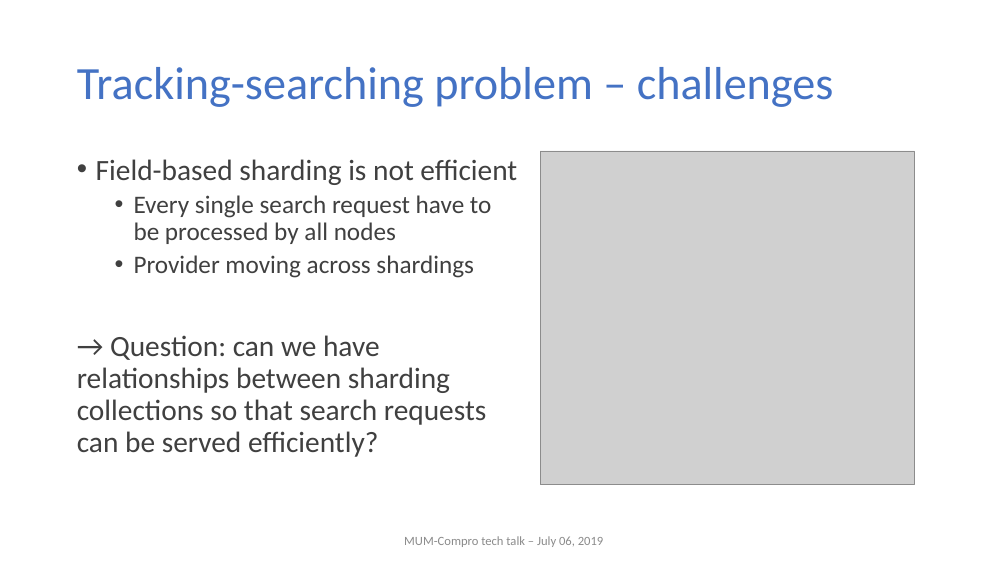
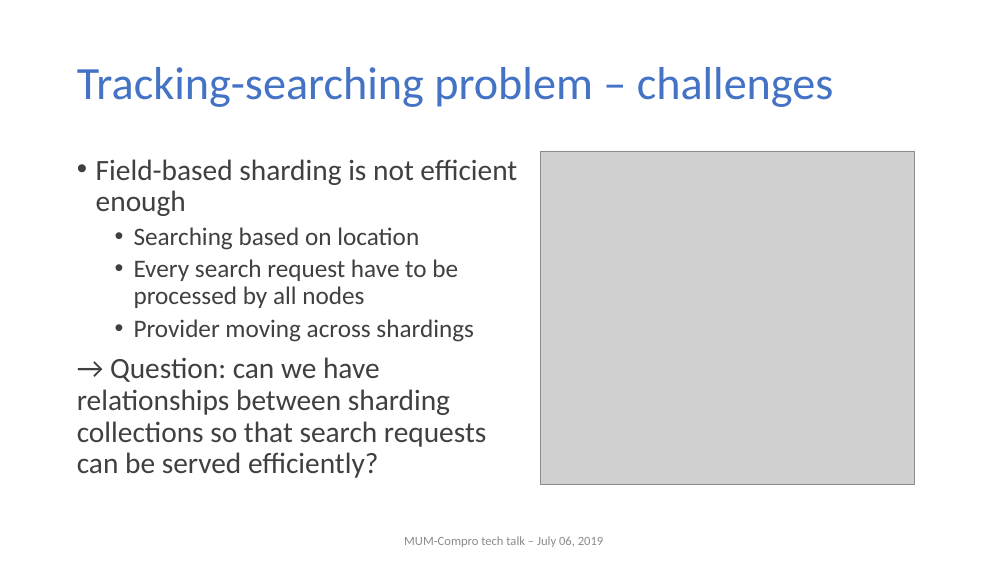
Before and after one commit to nghianghesi/hms, a slide deck: slide 7 of slide.pptx. Drawn at 1008x567 pixels with LibreOffice and Linux fonts; fonts in the diff are those of the drawing; grey boxes stand for pictures; background and template pictures are left out. Boxes give left, top, right and bottom in pixels: in the first picture for what was removed or moved away, otherwise in the second. Text is boxed around its words. In the diff, an @@ line names an element or a change of style, - is before the commit and + after.

```diff
--- a/slide.pptx
+++ b/slide.pptx
@@ text at (x1=96, y1=159, x2=517, y2=308): text changed @@
-• Field-based sharding is not efficient
-  • Every single search request have to be processed by all nodes
+• Field-based sharding is not efficient enough
+  • Searching based on location
+  • Every search request have to be processed by all nodes
```
Also in this commit, not shown: 19 other slides changed, 1 slide added.
